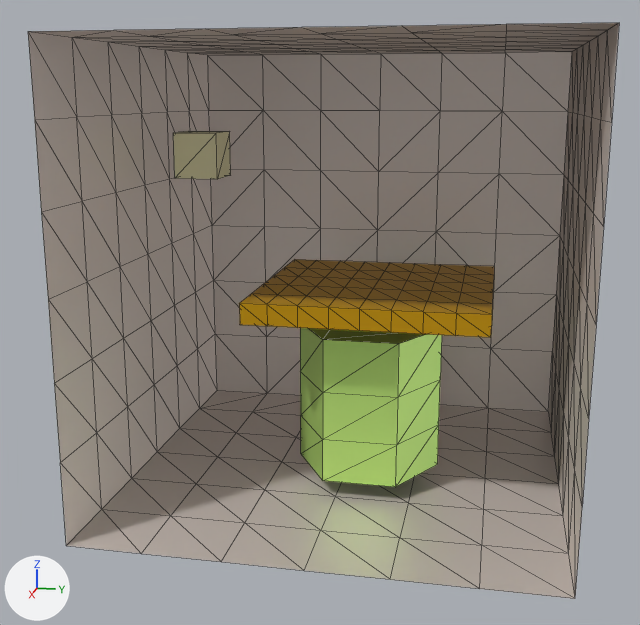
The COLLADA model exemplocena.dae, before and after one commit.
Before and after are seen from a camera (50 mm lens) standing at (12.06, 1.95, 3.35) and looking at (0.23, -0.42, 0.39). The axes (+X, +Y, +Z) are drawn at lower left. The lights are the same throughout. Mesh edges are drawn as thin lines. Where no turn or scale is listed for an object, it has been applied to the vertices.
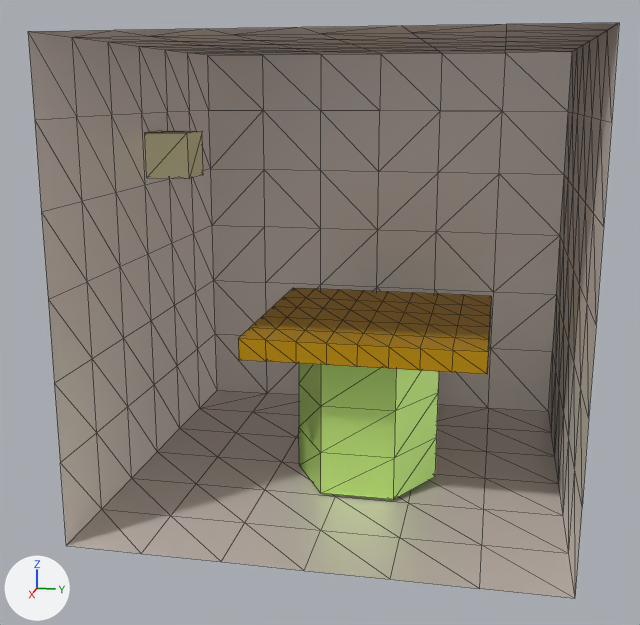
The newer file is also turned or shifted as a whole; pictures and numbers use the older file's frame.

The edits, one by one:
Object 'Cube.002' (ob_cube_002) moves from (-0.02, 0.37, 0.65) to (-0.02, 0.35, 0.19).
Object 'Cube.001' (ob_cube_001) moves from (-0.44, -2.3, 2.5) to (-0.44, -2.72, 2.5).
Object 'Cylinder' (ob_cylinder) moves from (0.16, 0.28, -0.78) to (0.16, 0.25, -0.97).

Where the change shows, as pixel boxes (x1, y1, x2, y2) in the pictures (640 x 625 px):
'Cube.002', moved: before (239, 259, 494, 338); after (238, 288, 491, 374)
'Cylinder', moved: before (300, 328, 442, 487); after (299, 363, 439, 500)
'Cube.001', moved: before (173, 131, 231, 179); after (146, 131, 203, 179)
